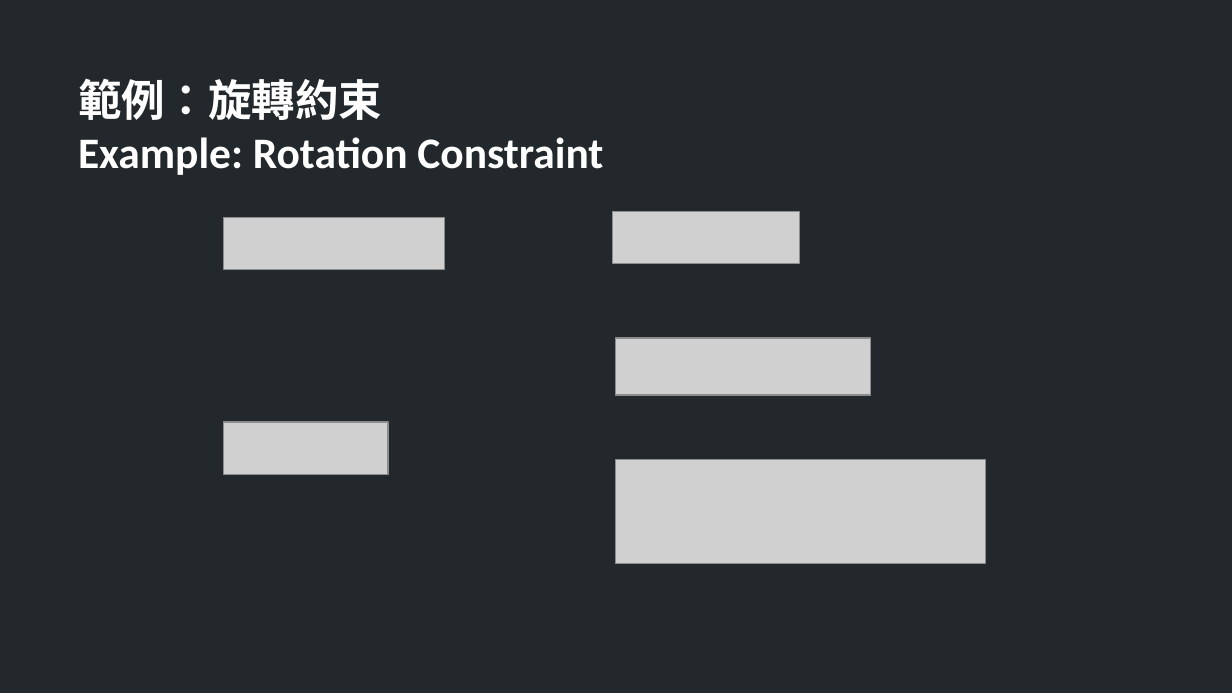
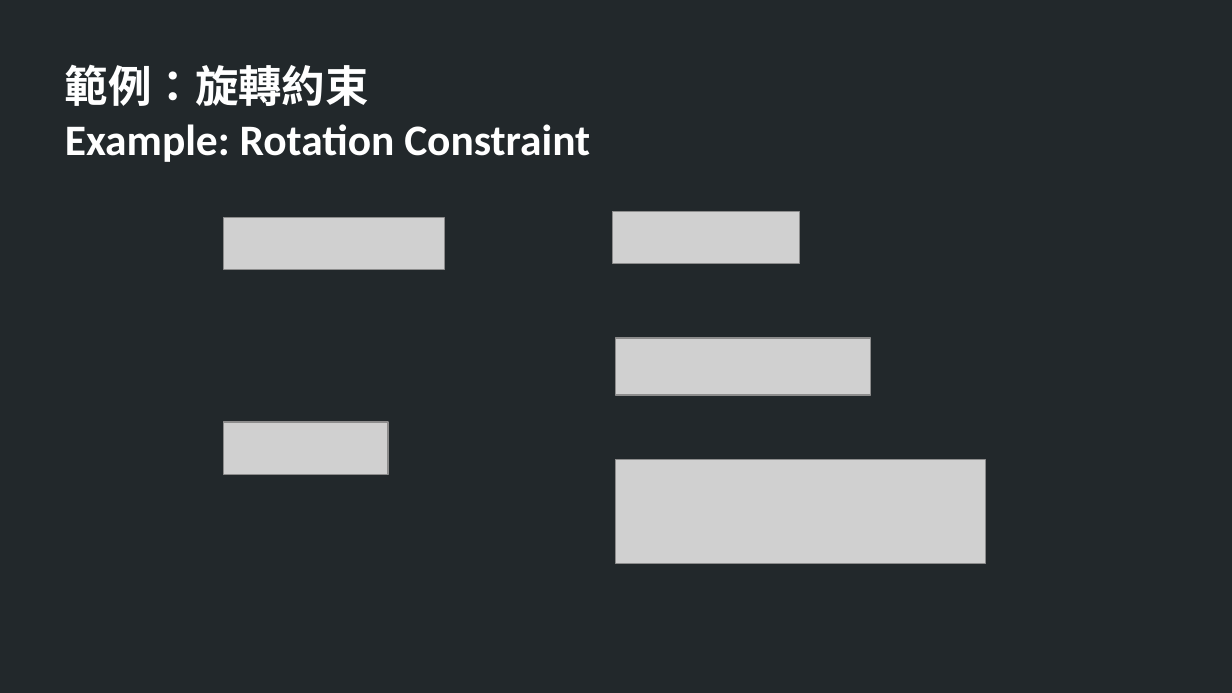
Before and after one commit to TheAllenChou/unity-physics-constraints, a slide deck: slide 19 of slides/physics constraints in games.odp. Drawn at 1232x693 pixels with LibreOffice and Linux fonts; fonts in the diff are those of the drawing; grey boxes stand for pictures. Boxes give left, top, right and bottom in pixels: in the first picture for what was removed or moved away, otherwise in the second. Text is boxed around its words. In the diff, an @@ line names an element or a change of style, - is before the commit and + after.

```diff
--- a/slides/physics constraints in games.odp
+++ b/slides/physics constraints in games.odp
@@ text "範例：旋轉約束": place and size @@
-text "範例：旋轉約束" at bbox=[78, 79, 603, 175]
+text "範例：旋轉約束" at bbox=[65, 65, 590, 162]
```
Also in this commit, not shown: 20 other slides changed, 1 slide removed.
